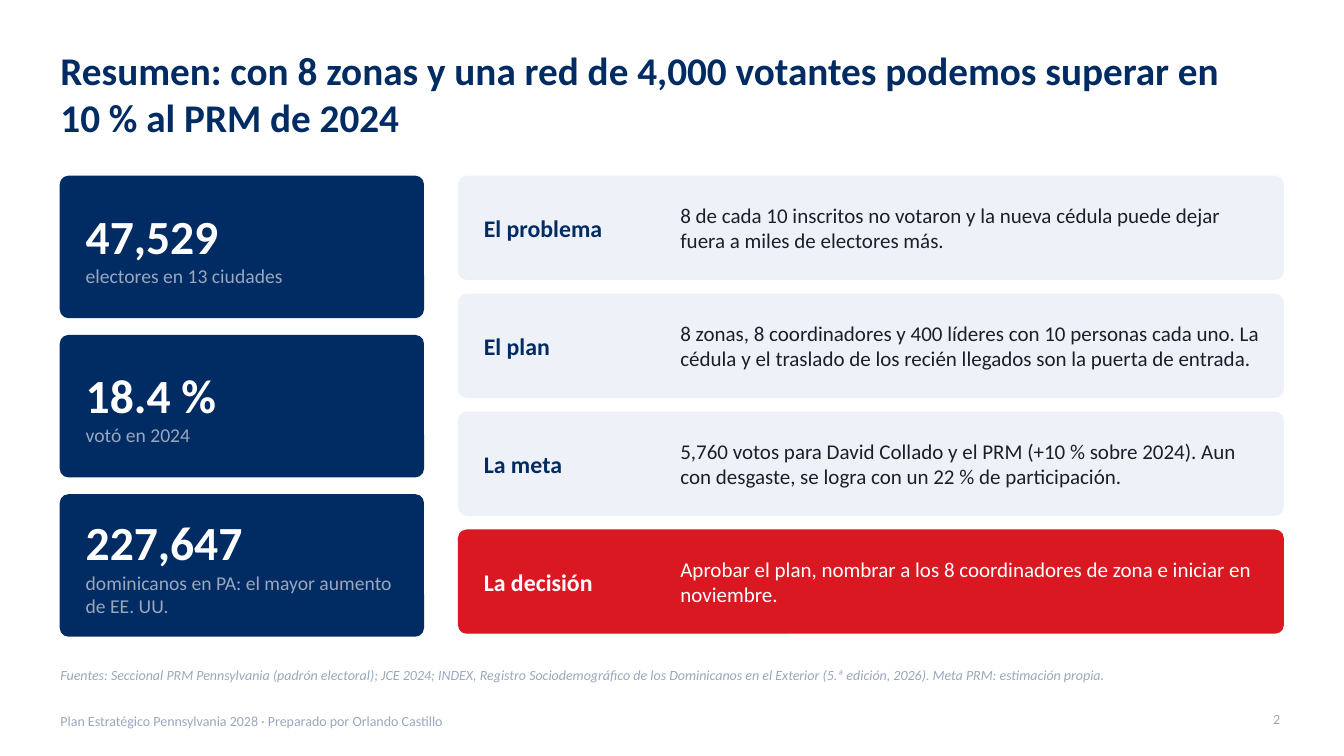
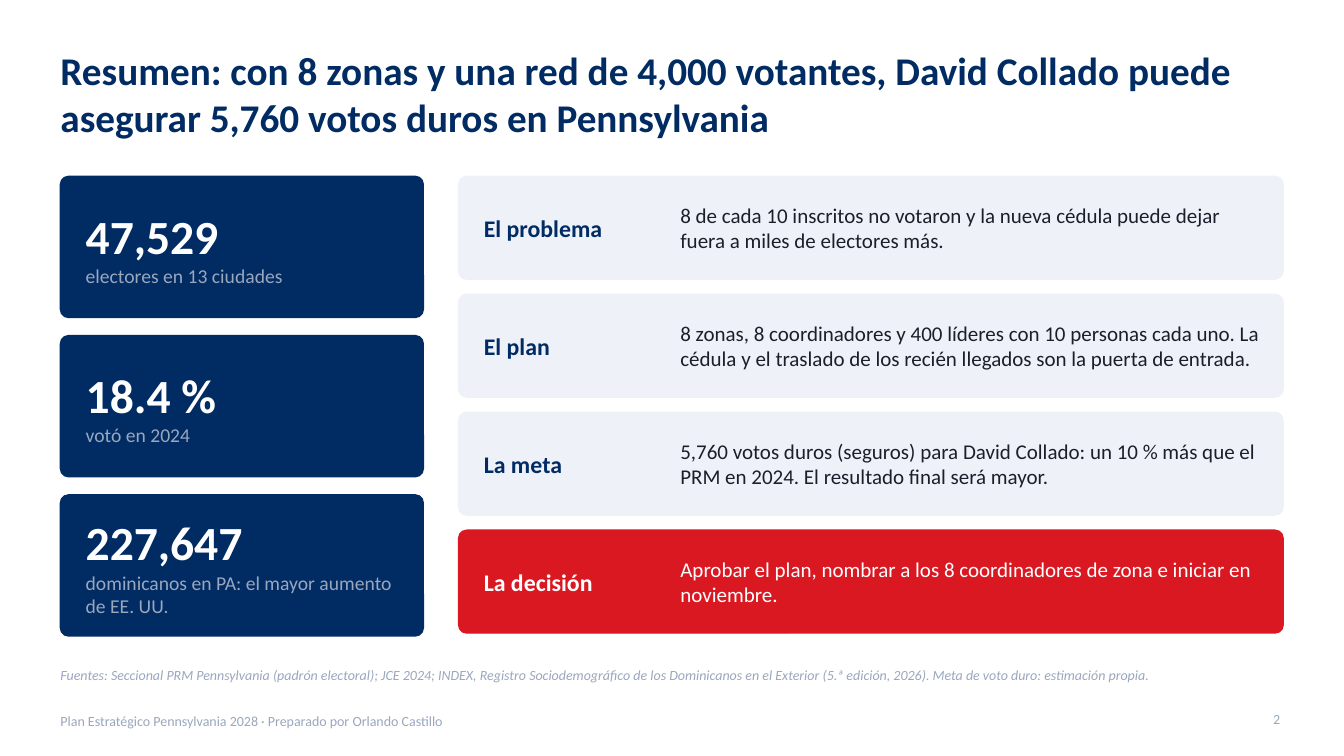
Before and after one commit to rcastillo9556/pdf-toolkit, a slide deck: slide 2 of presentaciones/Plan_Estrategico_Pennsylvania_2028.pptx. Drawn at 1344x756 pixels with LibreOffice and Linux fonts; fonts in the diff are those of the drawing. Boxes give left, top, right and bottom in pixels: in the first picture for what was removed or moved away, otherwise in the second. Text is boxed around its words. In the diff, an @@ line names an element or a change of style, - is before the commit and + after.

```diff
--- a/presentaciones/Plan_Estrategico_Pennsylvania_2028.pptx
+++ b/presentaciones/Plan_Estrategico_Pennsylvania_2028.pptx
@@ title at <box>60,57,1230,139</box>: text changed @@
-Resumen: con 8 zonas y una red de 4,000 votantes podemos superar en 10 % al PRM de 2024
+Resumen: con 8 zonas y una red de 4,000 votantes, David Collado puede asegurar 5,760 votos duros en Pennsylvania
@@ text at <box>680,444,1254,488</box>: text changed @@
-5,760 votos para David Collado y el PRM (+10 % sobre 2024). Aun con desgaste, se logra con un 22 % de participación.
+5,760 votos duros (seguros) para David Collado: un 10 % más que el PRM en 2024. El resultado final será mayor.
@@ text at <box>60,670,1149,682</box>: text changed @@
-Fuentes: Seccional PRM Pennsylvania (padrón electoral); JCE 2024; INDEX, Registro Sociodemográfico de los Dominicanos en el Exterior (5.ª edición, 2026). Meta PRM: estimación propia.
+Fuentes: Seccional PRM Pennsylvania (padrón electoral); JCE 2024; INDEX, Registro Sociodemográfico de los Dominicanos en el Exterior (5.ª edición, 2026). Meta de voto duro: estimación propia.
```
Also in this commit, not shown: 2 other slides changed, 2 other files.
